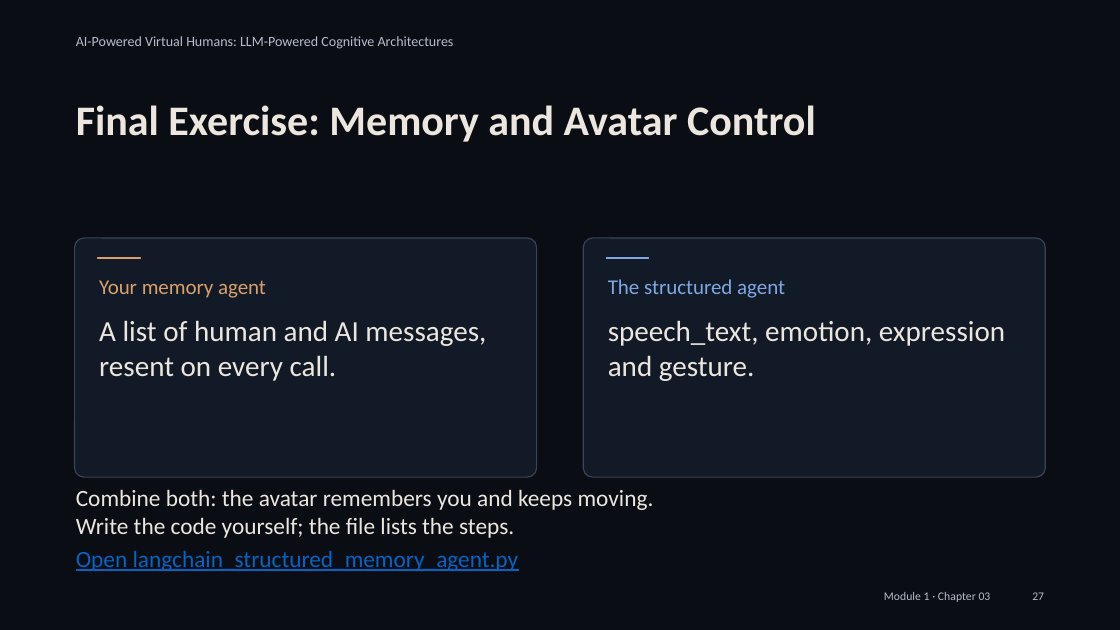
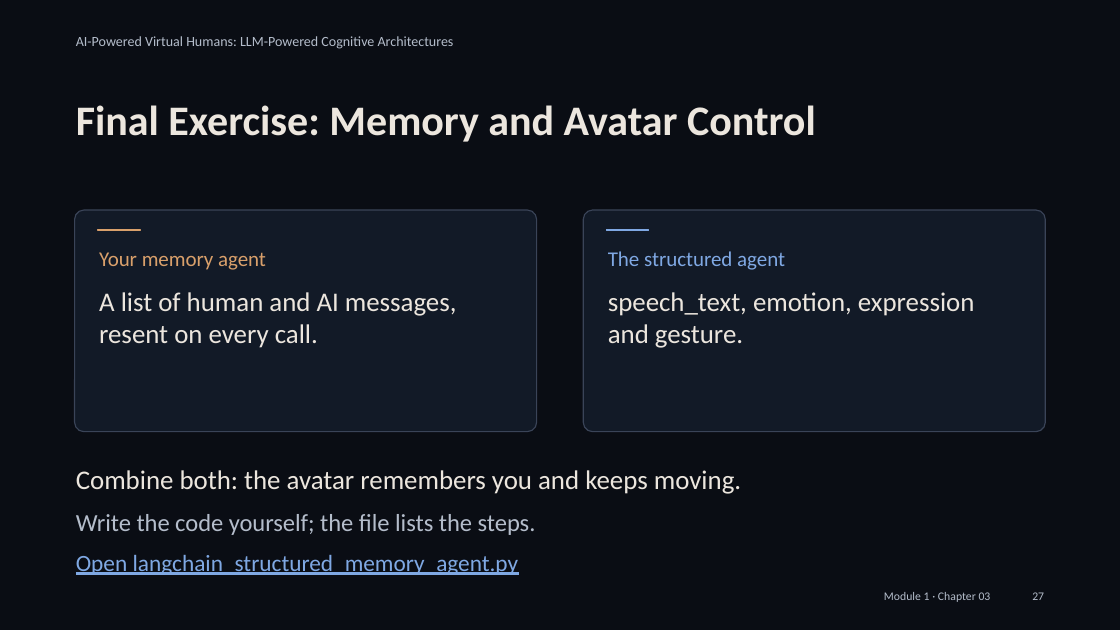
Before and after one commit to alessandropec/virtual-humans-cognitive-architectures, a slide deck: slide 27 of virtual_human_course/Module_1/Chapter_03/Slides/Module_1_Chapter_03_Introduction_to_LangChain.pptx. Drawn at 1120x630 pixels with LibreOffice and Linux fonts; fonts in the diff are those of the drawing. Boxes give left, top, right and bottom in pixels: in the first picture for what was removed or moved away, otherwise in the second. Text is boxed around its words. In the diff, an @@ line names an element or a change of style, - is before the commit and + after.

Commit message:
Align course prompts, memory exercises and slides for Module 2 lesson

```diff
--- a/virtual_human_course/Module_1/Chapter_03/Slides/Module_1_Chapter_03_Introduction_to_LangChain.pptx
+++ b/virtual_human_course/Module_1/Chapter_03/Slides/Module_1_Chapter_03_Introduction_to_LangChain.pptx
@@ rounded rectangle resized from (x1=75, y1=237, x2=536, y2=477) to (x1=75, y1=211, x2=536, y2=432) @@
@@ rounded rectangle at (x1=75, y1=211, x2=536, y2=432): proportions changed @@
@@ rounded rectangle at (x1=584, y1=211, x2=1045, y2=432): proportions changed @@
@@ rounded rectangle resized from (x1=584, y1=237, x2=1045, y2=477) to (x1=584, y1=211, x2=1045, y2=432) @@
@@ 2 texts, 2 rectangles moved together from (x1=99, y1=258, x2=785, y2=298) to (x1=99, y1=230, x2=785, y2=270) @@
@@ text "A list of human and ..." moved from (x1=99, y1=320, x2=486, y2=381) to (x1=99, y1=292, x2=457, y2=348) @@
@@ text "A list of human and ..." at (x1=99, y1=292, x2=457, y2=348): size 18.8 to 17.2 pt @@
@@ text "speech_text, emotion, expression and gesture." at (x1=608, y1=292, x2=975, y2=348): size 18.8 to 17.2 pt @@
@@ text "speech_text, emotion, expression and gesture." moved from (x1=608, y1=320, x2=1005, y2=381) to (x1=608, y1=292, x2=975, y2=348) @@
@@ text added at (x1=76, y1=470, x2=741, y2=494), 17.2 pt, text #ECE6DE @@
+Combine both: the avatar remembers you and keeps moving.
@@ text "Write the code yourself; the ..." moved from (x1=76, y1=489, x2=654, y2=538) to (x1=76, y1=514, x2=536, y2=535) @@
@@ text "Write the code yourself; the ..." at (x1=76, y1=514, x2=536, y2=535): size 15 to 15.8 pt, text colour #ECE6DE to #B4BDCB @@
@@ text at (x1=76, y1=489, x2=654, y2=510): paragraph removed @@
-Combine both: the avatar remembers you and keeps moving.
@@ text "Open langchain_structured_memory_agent.py" at (x1=76, y1=555, x2=519, y2=575): text colour #0563C1 to #7FA8E3 @@
```
Also in this commit, not shown: 13 other slides changed, 17 other files.
